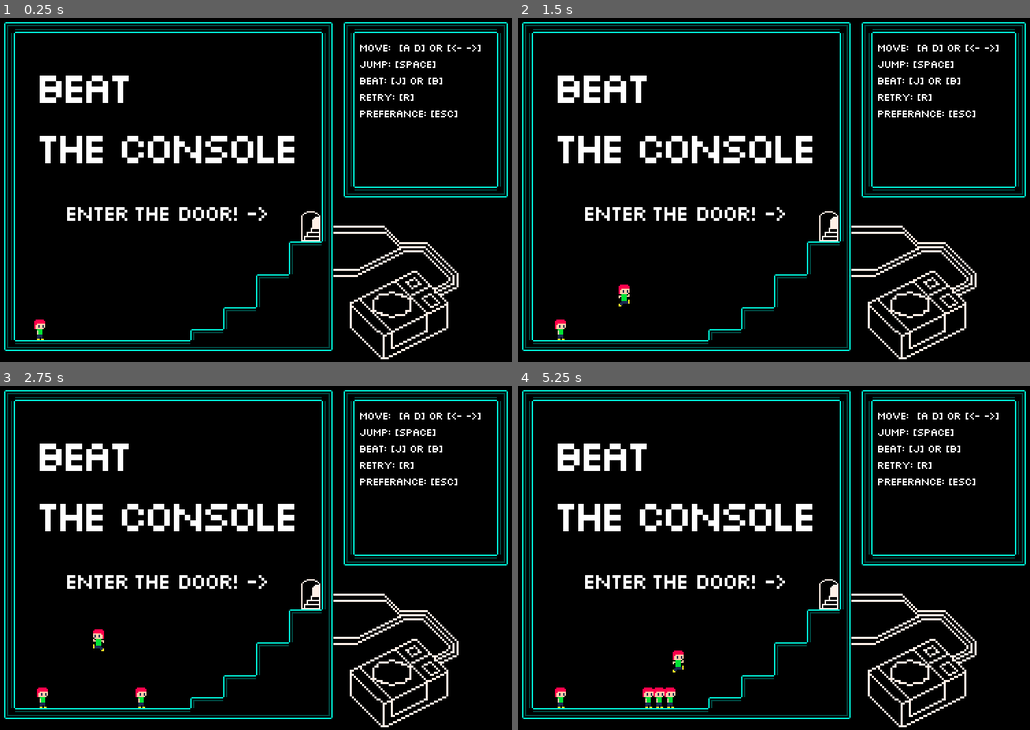
Above: before the commit, frames 1-4 (two rows, left to right).
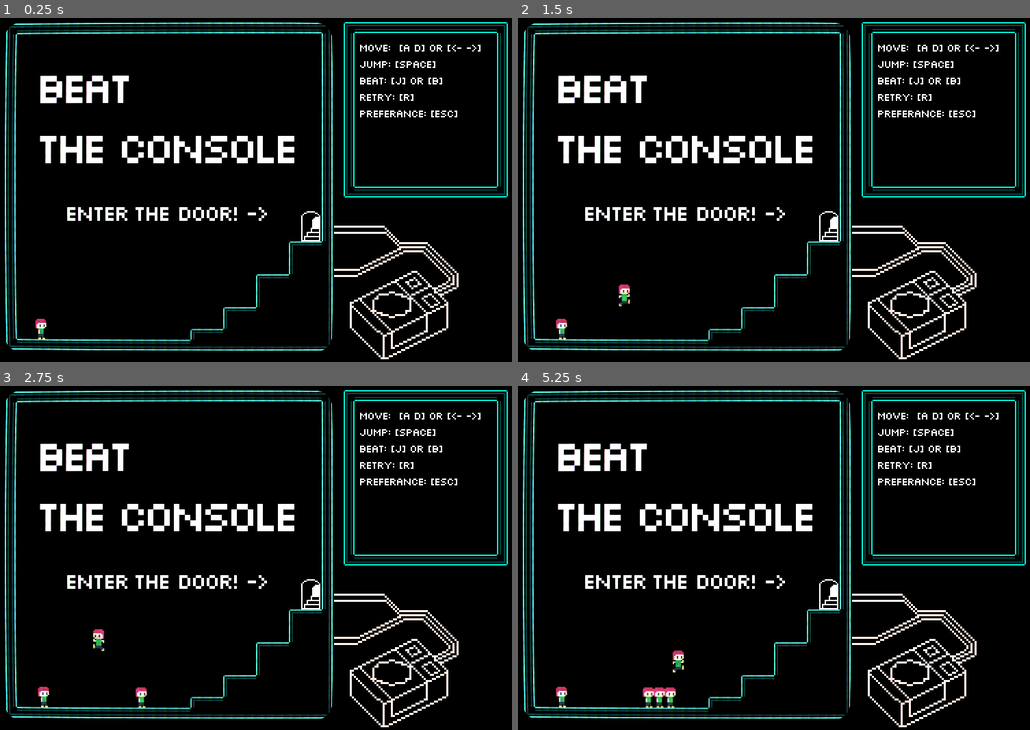
Above: after the commit, the same moments.

Repository: sanitygames/beat_the_console
Game: Godot game, scene res://title/title.tscn
Two runs of this game, one before a commit and one after it. Both use one fixed random seed, a clock stepped at 60 frames per second and the inputs below. This scene is started directly instead of the project's main scene.
Inputs:
- Up to frame 1 (0.25 s): no input
- Up to frame 2 (1.5 s): tap Enter at 0.5 s; hold Right (right) from 0.53 s (still down); tap J (glitch) at 0.6, 1.35 s
- Up to frame 3 (2.75 s): release Right (right) at 2.03 s; hold Left (left) from 2.03 s (still down); tap J (glitch) at 2.1 s
- Up to frame 4 (5.25 s): release Left (left) at 2.78 s; hold Right (right) 2.78-4.28 s; tap J (glitch) every 0.75 s from 2.85 to 5.1 s; hold Left (left) 4.28-5.03 s; hold Right (right) from 5.03 s (still down)

The runs differ from the first frame. In frame 1, 5.1% of the frame differs, in the area x 0-66%, y 1-97%; in frame 2, 5.2%; in frame 3, 5.3%; in frame 4, 5.5%.

Commit message:
画面CRTシェーダーを実装など

Diff:
--- a/game_window/game_window.gd
+++ b/game_window/game_window.gd
@@ -2,3 +2,7 @@
 
 func shake():
 	$AnimationPlayer.play("shake")
+
+
+func _on_Player_shake():
+	$AnimationPlayer.play("shake")
--- a/player/player.gd
+++ b/player/player.gd
@@ -4,6 +4,8 @@
 ################################################################################
 
 extends KinematicBody2D
+
+signal shake
 
 export (float) var speed = 10.0
 export (float) var jump_power = 100.0
@@ -14,7 +16,8 @@
 var input_direction = Vector2.ZERO
 var velocity = Vector2.ZERO
 
-onready var game_window = get_node("../")
+# onready var game_window = get_node("../")
+# onready var sub_window = get_node("../../SubWindow")
 
 func _process(_delta):
 	if Input.is_action_pressed("left"):
@@ -31,10 +34,11 @@
 			position.x = tuned_x
 			var _pg = player_glitch.instance()
 			_pg.position = position
-			get_parent().add_child(_pg)
+			get_node("../Glitch").add_child(_pg)
 			position.y -= 16.0
 			velocity.y = -jump_power
-			game_window.shake()
+
+			emit_signal("shake")
 
 
 
--- a/project.godot
+++ b/project.godot
@@ -22,8 +22,8 @@
 
 window/size/width=384
 window/size/height=256
-window/size/test_width=512
-window/size/test_height=480
+window/size/test_width=1536
+window/size/test_height=1024
 window/stretch/mode="2d"
 window/stretch/aspect="keep"
 
--- /dev/null
+++ b/shader/crt_shader.tres
@@ -0,0 +1,232 @@
+[gd_resource type="Shader" format=2]
+
+[resource]
+code = "/*
+Shader from Godot Shaders - the free shader library.
+godotshaders.com/shader/VHS-and-CRT-monitor-effect
+
+This shader is under CC0 license. Feel free to use, improve and
+change this shader according to your needs and consider sharing
+the modified result to godotshaders.com.
+*/
+
+shader_type canvas_item;
+
+//*** IMPORTANT! ***/
+// - If you are using this shader to affect the node it is applied to set 'overlay' to false (unchecked in the instepctor).
+// - If you are using this shader as an overlay, and want the shader to affect the nodes below in the Scene hierarchy,
+//   set 'overlay' to true (checked in the inspector).
+// On Mac there is potentially a bug causing this to not work properly. If that is the case and you want to use the shader as an overlay
+// change all \"overlay ? SCREEN_TEXTURE : TEXTURE\" to only \"SCREEN_TEXTURE\" on lines 129-140, and \"vec2 uv = overlay ? warp(SCREEN_UV) : warp(UV);\"
+// to \"vec2 uv = warp(SCREEN_UV);\" on line 98.
+uniform bool overlay = false;
+
+uniform float scanlines_opacity : hint_range(0.0, 1.0) = 0.4;
+uniform float scanlines_width : hint_range(0.0, 0.5) = 0.25;
+uniform float grille_opacity : hint_range(0.0, 1.0) = 0.3;
+uniform vec2 resolution = vec2(640.0, 480.0); // Set the number of rows and columns the texture will be divided in. Scanlines and grille will make a square based on these values
+
+uniform bool pixelate = true; // Fill each square (\"pixel\") with a sampled color, creating a pixel look and a more accurate representation of how a CRT monitor would work.
+
+uniform bool roll = true;
+uniform float roll_speed = 8.0; // Positive values are down, negative are up
+uniform float roll_size : hint_range(0.0, 100.0) = 15.0;
+uniform float roll_variation : hint_range(0.1, 5.0) = 1.8; // This valie is not an exact science. You have to play around with the value to find a look you like. How this works is explained in the code below.
+uniform float distort_intensity : hint_range(0.0, 0.2) = 0.05; // The distortion created by the rolling effect.
+
+uniform float noise_opacity : hint_range(0.0, 1.0) = 0.4;
+uniform float noise_speed = 5.0; // There is a movement in the noise pattern that can be hard to see first. This sets the speed of that movement.
+
+uniform float static_noise_intensity : hint_range(0.0, 1.0) = 0.06;
+
+uniform float aberration : hint_range(-1.0, 1.0) = 0.03; // Chromatic aberration, a distortion on each color channel.
+uniform float brightness = 1.4; // When adding scanline gaps and grille the image can get very dark. Brightness tries to compensate for that.
+uniform bool discolor = true; // Add a discolor effect simulating a VHS
+
+uniform float warp_amount :hint_range(0.0, 5.0) = 1.0; // Warp the texture edges simulating the curved glass of a CRT monitor or old TV.
+uniform bool clip_warp = false;
+
+uniform float vignette_intensity = 0.4; // Size of the vignette, how far towards the middle it should go.
+uniform float vignette_opacity : hint_range(0.0, 1.0) = 0.5;
+
+// Used by the noise functin to generate a pseudo random value between 0.0 and 1.0
+vec2 random(vec2 uv){
+    uv = vec2( dot(uv, vec2(127.1,311.7) ),
+               dot(uv, vec2(269.5,183.3) ) );
+    return -1.0 + 2.0 * fract(sin(uv) * 43758.5453123);
+}
+
+// Generate a Perlin noise used by the distortion effects
+float noise(vec2 uv) {
+    vec2 uv_index = floor(uv);
+    vec2 uv_fract = fract(uv);
+
+    vec2 blur = smoothstep(0.0, 1.0, uv_fract);
+
+    return mix( mix( dot( random(uv_index + vec2(0.0,0.0) ), uv_fract - vec2(0.0,0.0) ),
+                     dot( random(uv_index + vec2(1.0,0.0) ), uv_fract - vec2(1.0,0.0) ), blur.x),
+                mix( dot( random(uv_index + vec2(0.0,1.0) ), uv_fract - vec2(0.0,1.0) ),
+                     dot( random(uv_index + vec2(1.0,1.0) ), uv_fract - vec2(1.0,1.0) ), blur.x), blur.y) * 0.5 + 0.5;
+}
+
+// Takes in the UV and warps the edges, creating the spherized effect
+vec2 warp(vec2 uv){
+	vec2 delta = uv - 0.5;
+	float delta2 = dot(delta.xy, delta.xy);
+	float delta4 = delta2 * delta2;
+	float delta_offset = delta4 * warp_amount;
+
+	return uv + delta * delta_offset;
+}
+
+// Adds a black border to hide stretched pixel created by the warp effect
+float border (vec2 uv){
+	float radius = min(warp_amount, 0.08);
+	radius = max(min(min(abs(radius * 2.0), abs(1.0)), abs(1.0)), 1e-5);
+	vec2 abs_uv = abs(uv * 2.0 - 1.0) - vec2(1.0, 1.0) + radius;
+	float dist = length(max(vec2(0.0), abs_uv)) / radius;
+	float square = smoothstep(0.96, 1.0, dist);
+	return clamp(1.0 - square, 0.0, 1.0);
+}
+
+// Adds a vignette shadow to the edges of the image
+float vignette(vec2 uv){
+	uv *= 1.0 - uv.xy;
+	float vignette = uv.x * uv.y * 15.0;
+	return pow(vignette, vignette_intensity * vignette_opacity);
+}
+
+void fragment()
+{
+	vec2 uv = overlay ? warp(SCREEN_UV) : warp(UV); // Warp the uv. uv will be used in most cases instead of UV to keep the warping
+	vec2 text_uv = uv;
+	vec2 roll_uv = vec2(0.0);
+	float time = roll ? TIME : 0.0;
+
+
+	// Pixelate the texture based on the given resolution.
+	if (pixelate)
+	{
+		text_uv = ceil(uv * resolution) / resolution;
+	}
+
+	// Create the rolling effect. We need roll_line a bit later to make the noise effect.
+	// That is why this runs if roll is true OR noise_opacity is over 0.
+	float roll_line = 0.0;
+	if (roll || noise_opacity > 0.0)
+	{
+		// Create the areas/lines where the texture will be distorted.
+		roll_line = smoothstep(0.3, 0.9, sin(uv.y * roll_size - (time * roll_speed) ) );
+		// Create more lines of a different size and apply to the first set of lines. This creates a bit of variation.
+		roll_line *= roll_line * smoothstep(0.3, 0.9, sin(uv.y * roll_size * roll_variation - (time * roll_speed * roll_variation) ) );
+		// Distort the UV where where the lines are
+		roll_uv = vec2(( roll_line * distort_intensity * (1.-UV.x)), 0.0);
+	}
+
+	vec4 text;
+	if (roll)
+	{
+		// If roll is true distort the texture with roll_uv. The texture is split up into RGB to
+		// make some chromatic aberration. We apply the aberration to the red and green channels accorging to the aberration parameter
+		// and intensify it a bit in the roll distortion.
+		text.r = texture(SCREEN_TEXTURE, text_uv + roll_uv * 0.8 + vec2(aberration, 0.0) * .1).r;
+		text.g = texture(SCREEN_TEXTURE, text_uv + roll_uv * 1.2 - vec2(aberration, 0.0) * .1 ).g;
+		text.b = texture(SCREEN_TEXTURE, text_uv + roll_uv).b;
+		text.a = 1.0;
+	}
+	else
+	{
+		// If roll is false only apply the aberration without any distorion. The aberration values are very small so the .1 is only
+		// to make the slider in the Inspector less sensitive.
+		text.r = texture(SCREEN_TEXTURE, text_uv + vec2(aberration, 0.0) * .1).r;
+		text.g = texture(SCREEN_TEXTURE, text_uv - vec2(aberration, 0.0) * .1).g;
+		text.b = texture(SCREEN_TEXTURE, text_uv).b;
+		text.a = 1.0;
+	}
+
+	float r = text.r;
+	float g = text.g;
+	float b = text.b;
+
+	uv = warp(UV);
+
+	// CRT monitors don't have pixels but groups of red, green and blue dots or lines, called grille. We isolate the texture's color channels
+	// and divide it up in 3 offsetted lines to show the red, green and blue colors next to each other, with a small black gap between.
+	if (grille_opacity > 0.0){
+
+		float g_r = smoothstep(0.85, 0.95, abs(sin(uv.x * (resolution.x * 3.14159265))));
+		r = mix(r, r * g_r, grille_opacity);
+
+		float g_g = smoothstep(0.85, 0.95, abs(sin(1.05 + uv.x * (resolution.x * 3.14159265))));
+		g = mix(g, g * g_g, grille_opacity);
+
+		float b_b = smoothstep(0.85, 0.95, abs(sin(2.1 + uv.x * (resolution.x * 3.14159265))));
+		b = mix(b, b * b_b, grille_opacity);
+
+	}
+
+	// Apply the grille to the texture's color channels and apply Brightness. Since the grille and the scanlines (below) make the image very dark you
+	// can compensate by increasing the brightness.
+	text.r = clamp(r * brightness, 0.0, 1.0);
+	text.g = clamp(g * brightness, 0.0, 1.0);
+	text.b = clamp(b * brightness, 0.0, 1.0);
+
+	// Scanlines are the horizontal lines that make up the image on a CRT monitor.
+	// Here we are actual setting the black gap between each line, which I guess is not the right definition of the word, but you get the idea
+	float scanlines = 0.5;
+	if (scanlines_opacity > 0.0)
+	{
+		// Same technique as above, create lines with sine and applying it to the texture. Smoothstep to allow setting the line size.
+		scanlines = smoothstep(scanlines_width, scanlines_width + 0.5, abs(sin(uv.y * (resolution.y * 3.14159265))));
+		text.rgb = mix(text.rgb, text.rgb * vec3(scanlines), scanlines_opacity);
+	}
+
+	// Apply the banded noise.
+	if (noise_opacity > 0.0)
+	{
+		// Generate a noise pattern that is very stretched horizontally, and animate it with noise_speed
+		float noise = smoothstep(0.4, 0.5, noise(uv * vec2(2.0, 200.0) + vec2(10.0, (TIME * (noise_speed))) ) );
+
+		// We use roll_line (set above) to define how big the noise should be vertically (multiplying cuts off all black parts).
+		// We also add in some basic noise with random() to break up the noise pattern above. The noise is sized according to
+		// the resolution value set in the inspector. If you don't like this look you can
+		// change \"ceil(uv * resolution) / resolution\" to only \"uv\" to make it less pixelated. Or multiply resolution with som value
+		// greater than 1.0 to make them smaller.
+		roll_line *= noise * scanlines * clamp(random((ceil(uv * resolution) / resolution) + vec2(TIME * 0.8, 0.0)).x + 0.8, 0.0, 1.0);
+		// Add it to the texture based on noise_opacity
+		text.rgb = clamp(mix(text.rgb, text.rgb + roll_line, noise_opacity), vec3(0.0), vec3(1.0));
+	}
+
+	// Apply static noise by generating it over the whole screen in the same way as above
+	if (static_noise_intensity > 0.0)
+	{
+		text.rgb += clamp(random((ceil(uv * resolution) / resolution) + fract(TIME)).x, 0.0, 1.0) * static_noise_intensity;
+	}
+
+	// Apply a black border to hide imperfections caused by the warping.
+	// Also apply the vignette
+	text.rgb *= border(uv);
+	text.rgb *= vignette(uv);
+	// Hides the black border and make that area transparent. Good if you want to add the the texture on top an image of a TV or monitor.
+	if (clip_warp)
+	{
+		text.a = border(uv);
+	}
+
+	// Apply discoloration to get a VHS look (lower saturation and higher contrast)
+	// You can play with the values below or expose them in the Inspector.
+	float saturation = 0.5;
+	float contrast = 1.2;
+	if (discolor)
+	{
+		// Saturation
+		vec3 greyscale = vec3(text.r + text.g + text.b) / 3.;
+		text.rgb = mix(text.rgb, greyscale, saturation);
+
+		// Contrast
+		float midpoint = pow(0.5, 2.2);
+		text.rgb = (text.rgb - vec3(midpoint)) * contrast + midpoint;
+	}
+
+	COLOR = text;
+}"
--- /dev/null
+++ b/sub_window/sub_window.gd
@@ -0,0 +1,8 @@
+extends Node2D
+
+func shake():
+	print("sub window shake")
+
+
+func _on_Player_shake():
+	print("sub window shake")
--- a/title/title.tscn
+++ b/title/title.tscn
@@ -8,6 +8,9 @@
 [ext_resource path="res://console/png/consolet.png" type="Texture" id=6]
 [ext_resource path="res://game_window/game_window.gd" type="Script" id=7]
 [ext_resource path="res://resources/stage/map_tileset.tres" type="TileSet" id=8]
+[ext_resource path="res://sub_window/sub_window.gd" type="Script" id=9]
+[ext_resource path="res://shader/crt_shader.tres" type="Shader" id=10]
+[ext_resource path="res://resources/1x1.png" type="Texture" id=11]
 
 [sub_resource type="DynamicFont" id=3]
 size = 8
@@ -61,6 +64,30 @@
 extra_spacing_char = -2
 font_data = ExtResource( 2 )
 
+[sub_resource type="ShaderMaterial" id=6]
+shader = ExtResource( 10 )
+shader_param/overlay = true
+shader_param/scanlines_opacity = 0.112
+shader_param/scanlines_width = 0.25
+shader_param/grille_opacity = 0.3
+shader_param/resolution = Vector2( 512, 512 )
+shader_param/pixelate = false
+shader_param/roll = true
+shader_param/roll_speed = 16.386
+shader_param/roll_size = 7.424
+shader_param/roll_variation = 3.323
+shader_param/distort_intensity = 0.0
+shader_param/noise_opacity = 0.0
+shader_param/noise_speed = 5.0
+shader_param/static_noise_intensity = 0.0
+shader_param/aberration = 0.001
+shader_param/brightness = 1.4
+shader_param/discolor = true
+shader_param/warp_amount = 0.05
+shader_param/clip_warp = false
+shader_param/vignette_intensity = -0.188
+shader_param/vignette_opacity = 0.156
+
 [node name="Title" type="Node2D"]
 
 [node name="ColorRect" type="ColorRect" parent="."]
@@ -68,13 +95,19 @@
 margin_right = 384.0
 margin_bottom = 384.0
 color = Color( 0, 0, 0, 1 )
+__meta__ = {
+"_edit_lock_": true
+}
 
-[node name="Console" type="Sprite" parent="."]
+[node name="SubWindow" type="Node2D" parent="."]
+script = ExtResource( 9 )
+
+[node name="Console" type="Sprite" parent="SubWindow"]
 position = Vector2( 296.611, 196.83 )
 scale = Vector2( 1.5, 1.5 )
 texture = ExtResource( 6 )
 
-[node name="Instruction" type="Label" parent="."]
+[node name="Instruction" type="Label" parent="SubWindow"]
 margin_left = 267.0
 margin_top = 21.0
 margin_right = 356.0
@@ -91,7 +124,7 @@
 
 PREFERANCE: [ESC]"
 
-[node name="TileMap2" type="TileMap" parent="."]
+[node name="TileMap2" type="TileMap" parent="SubWindow"]
 modulate = Color( 0, 1, 0.929412, 1 )
 tile_set = ExtResource( 8 )
 cell_size = Vector2( 8, 8 )
@@ -131,6 +164,8 @@
 text = "ENTER THE DOOR! ->"
 scroll_active = false
 
+[node name="Glitch" type="Node2D" parent="GameWindow"]
+
 [node name="Door" type="Node2D" parent="GameWindow"]
 position = Vector2( 232, 156 )
 
@@ -143,3 +178,15 @@
 
 [node name="Player" parent="GameWindow" instance=ExtResource( 3 )]
 position = Vector2( 34.1876, 232.046 )
+
+[node name="CRTTexture" type="TextureRect" parent="GameWindow"]
+material = SubResource( 6 )
+margin_left = 7.0
+margin_top = 7.0
+margin_right = 249.0
+margin_bottom = 250.0
+texture = ExtResource( 11 )
+expand = true
+
+[connection signal="shake" from="GameWindow/Player" to="GameWindow" method="_on_Player_shake"]
+[connection signal="shake" from="GameWindow/Player" to="SubWindow" method="_on_Player_shake"]
Binary file added: resources/1x1.png
Not shown, added: resources/1x1.png.import
Not shown: 1 places in title/title.tscn that only renumber resources
